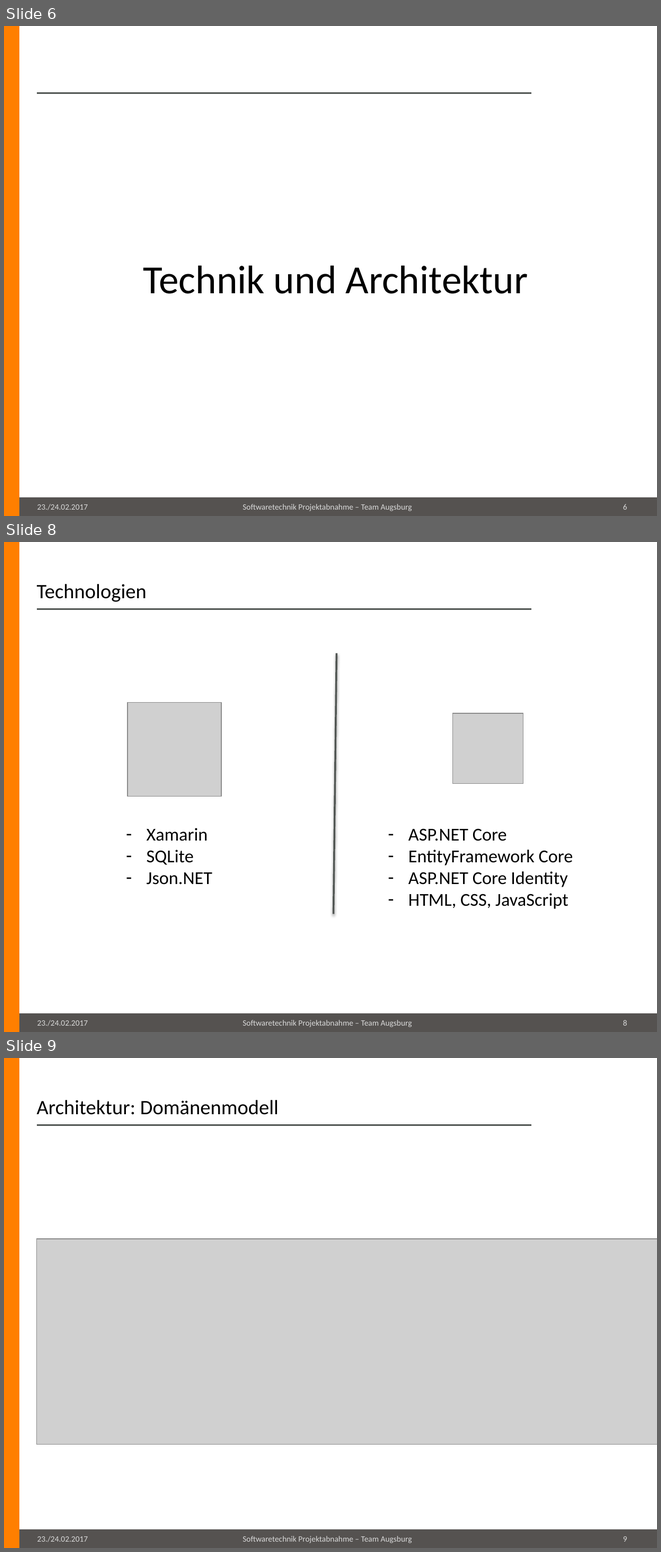
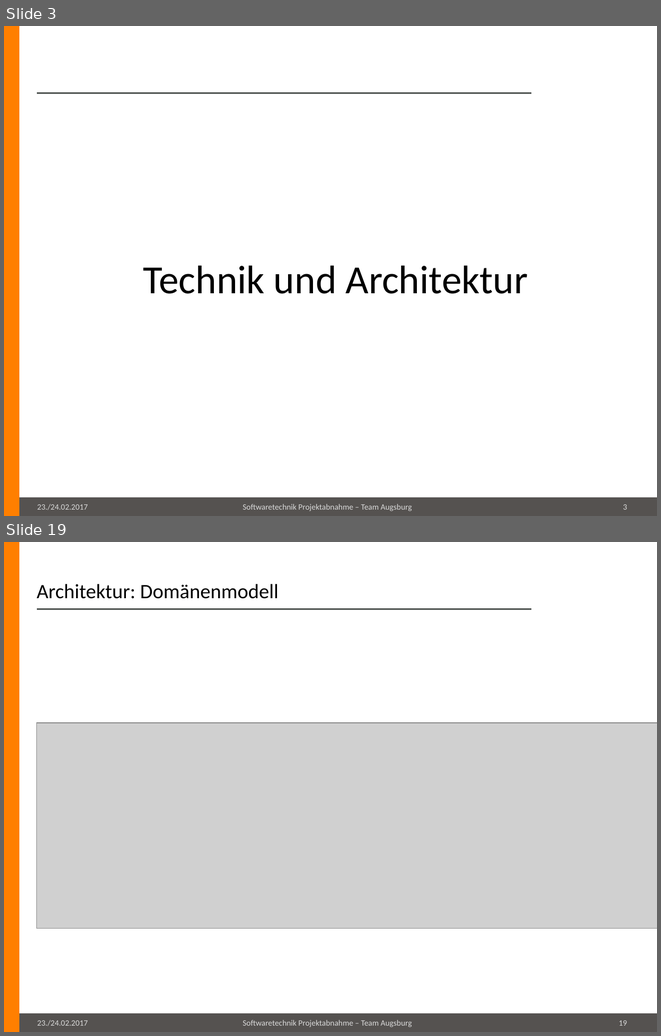
Before and after one commit to maul-esel/swt-projekt, a slide deck: Lingvo/Abgabe/präsentation.pptx. Shown one above the other, each under a label of ours: slides 6, 8 and 9 before the commit, slides 3 and 19 after it; the slides between them are not shown. The pictures are 661x1552 and 661x1036 pixels, drawn with LibreOffice and Linux fonts; fonts in the diff are those of the drawing; grey boxes stand for pictures; background and template pictures are left out. Boxes give left, top, right and bottom in pixels: in the first picture for what was removed or moved away, otherwise in the second. Text is boxed around its words. In the diff, an @@ line names an element or a change of style, - is before the commit and + after.

```diff
--- a/Lingvo/Abgabe/präsentation.pptx
+++ b/Lingvo/Abgabe/präsentation.pptx
@@ slide 8 removed at bbox=[4, 542, 657, 1032], background #FFFFFF; not listed: 7 template elements that a slide beside it also shows @@
@@ title removed at bbox=[37, 584, 147, 602] @@
-Technologien
@@ line removed from (336, 653) to (334, 914) @@
@@ picture removed at bbox=[127, 703, 221, 796] @@
@@ picture removed at bbox=[452, 713, 523, 784] @@
@@ text removed at bbox=[147, 828, 213, 884] @@
-– Xamarin
-– SQLite
-– Json.NET
@@ text removed at bbox=[408, 828, 573, 909] @@
-– ASP.NET Core
-– EntityFramework Core
-– ASP.NET Core Identity
-– HTML, CSS, JavaScript
@@ what was slide 6 is now slide 3 @@
@@ page number at bbox=[623, 504, 627, 509]: text changed @@
-6
+3
@@ what was slide 9 is now slide 19 @@
@@ page number at bbox=[619, 1020, 627, 1025]: text changed @@
-9
+19
```
Also in this commit, not shown: 2 slides changed, 3 other slides removed.
